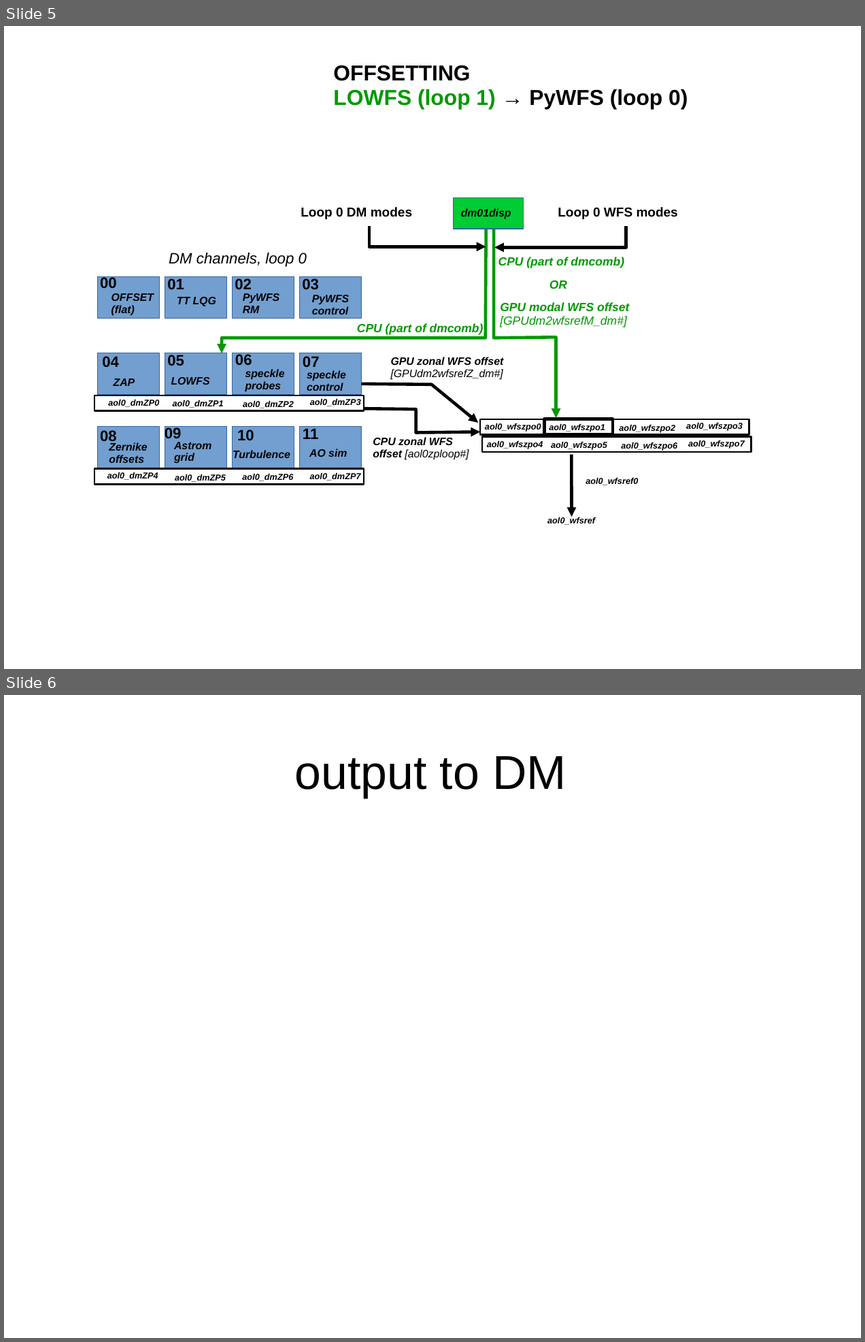
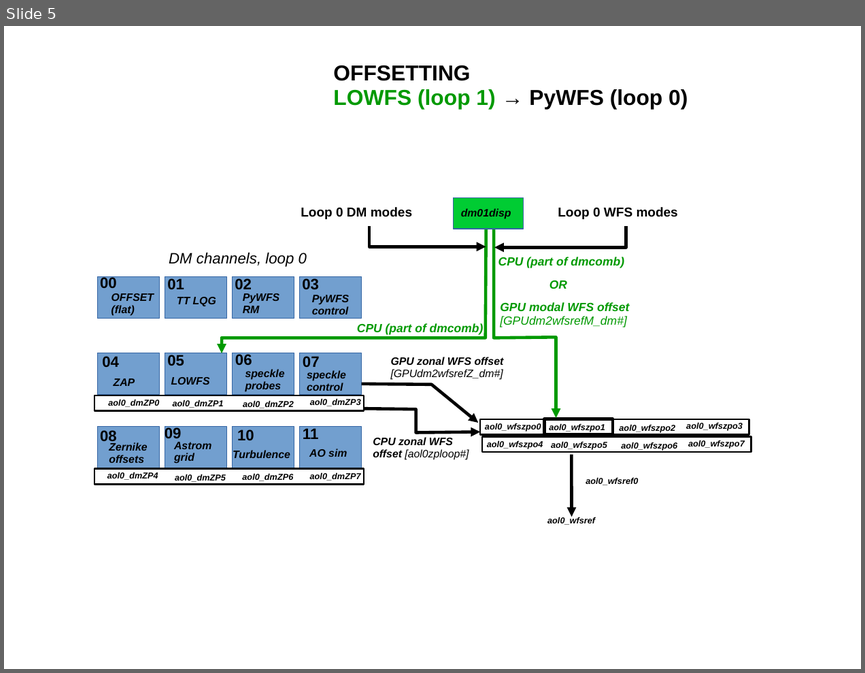
Before and after one commit to oguyon/Cfits, a slide deck: src/AOloopControl/doc/AOloopControl_figs.ppt. Shown one above the other, each under a label of ours: slides 5 and 6 before the commit, slide 5 after it. The pictures are 865x1342 and 865x673 pixels, drawn with LibreOffice and Linux fonts; fonts in the diff are those of the drawing. Boxes give left, top, right and bottom in pixels: in the first picture for what was removed or moved away, otherwise in the second. Text is boxed around its words. In the diff, an @@ line names an element or a change of style, - is before the commit and + after.

```diff
--- a/src/AOloopControl/doc/AOloopControl_figs.ppt
+++ b/src/AOloopControl/doc/AOloopControl_figs.ppt
@@ slide 6 removed at bbox=[4, 695, 861, 1338], background #FFFFFF @@
@@ title removed at bbox=[295, 756, 567, 798] @@
-output to DM
```
Also in this commit, not shown: 1 slide changed, 1 slide added, 8 other files.
